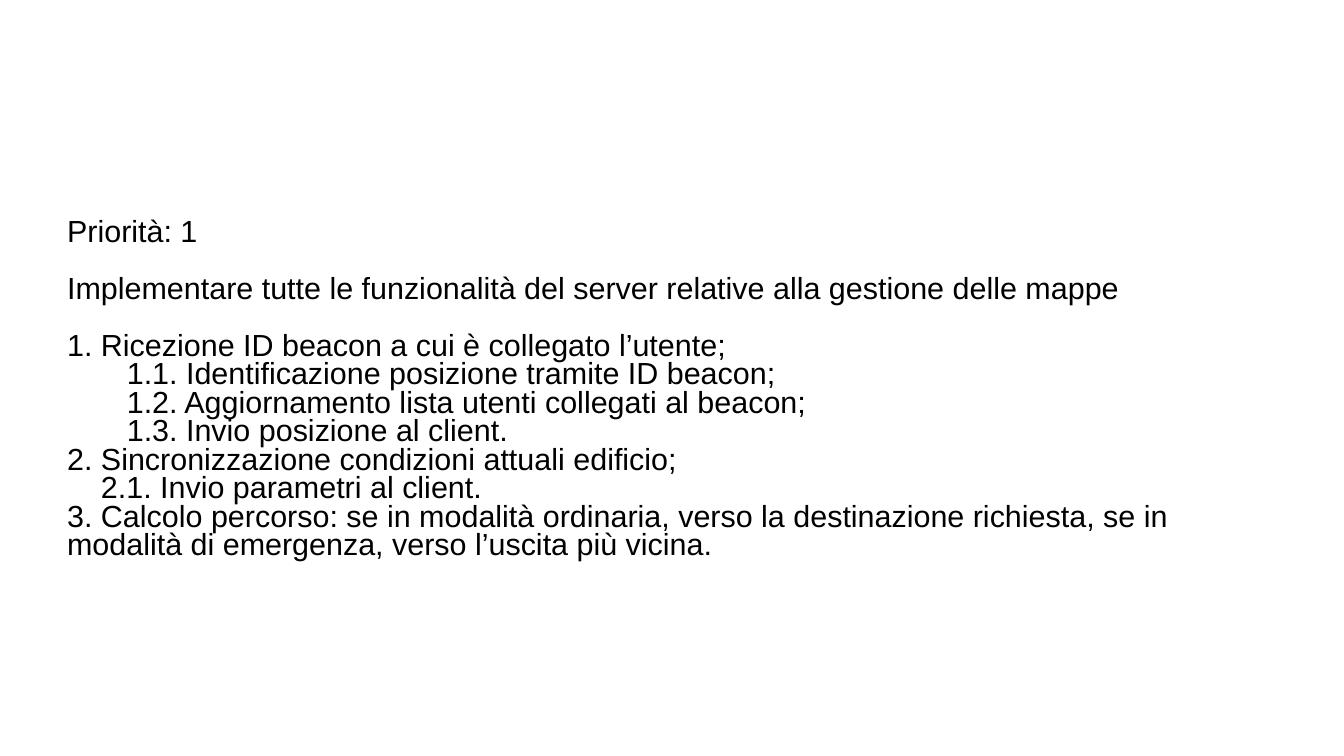
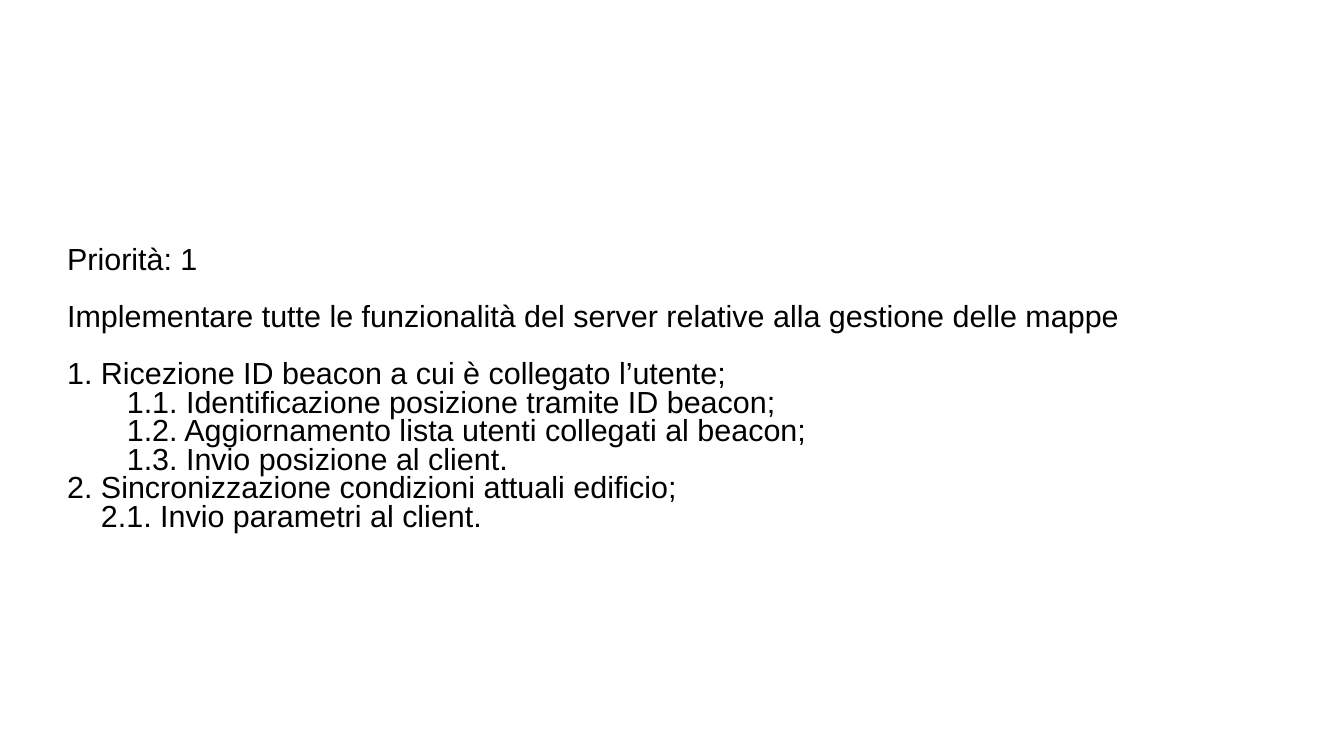
Before and after one commit to ecorradini/ProgettoIDS, a slide deck: slide 3 of AnalisiRequisiti/User Stories/UserStories.ppt. Drawn at 1344x756 pixels with LibreOffice and Linux fonts; fonts in the diff are those of the drawing; background and template pictures are left out. Boxes give left, top, right and bottom in pixels: in the first picture for what was removed or moved away, otherwise in the second. Text is boxed around its words. In the diff, an @@ line names an element or a change of style, - is before the commit and + after.

```diff
--- a/AnalisiRequisiti/User Stories/UserStories.ppt
+++ b/AnalisiRequisiti/User Stories/UserStories.ppt
@@ text at [67, 503, 1168, 561]: paragraph removed @@
-3. Calcolo percorso: se in modalità ordinaria, verso la destinazione richiesta, se in modalità di emergenza, verso l’uscita più vicina.
```
Also in this commit, not shown: 2 other slides changed, 3 other files.
